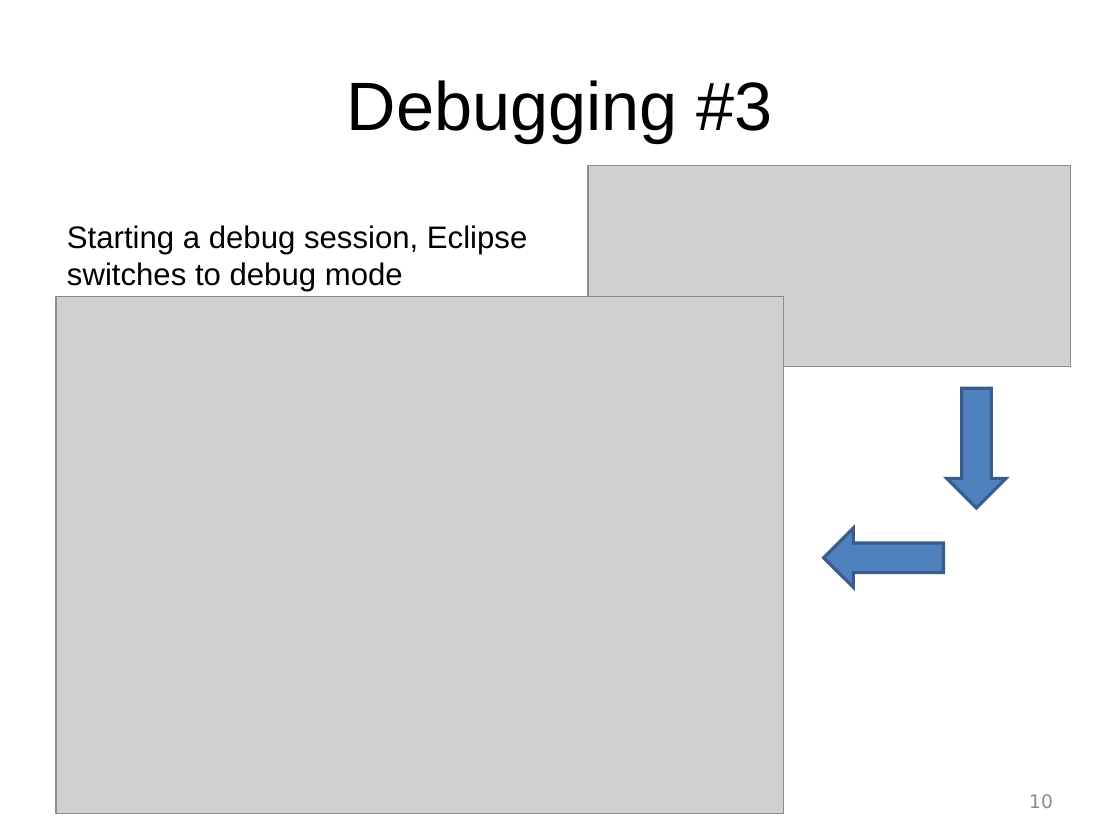
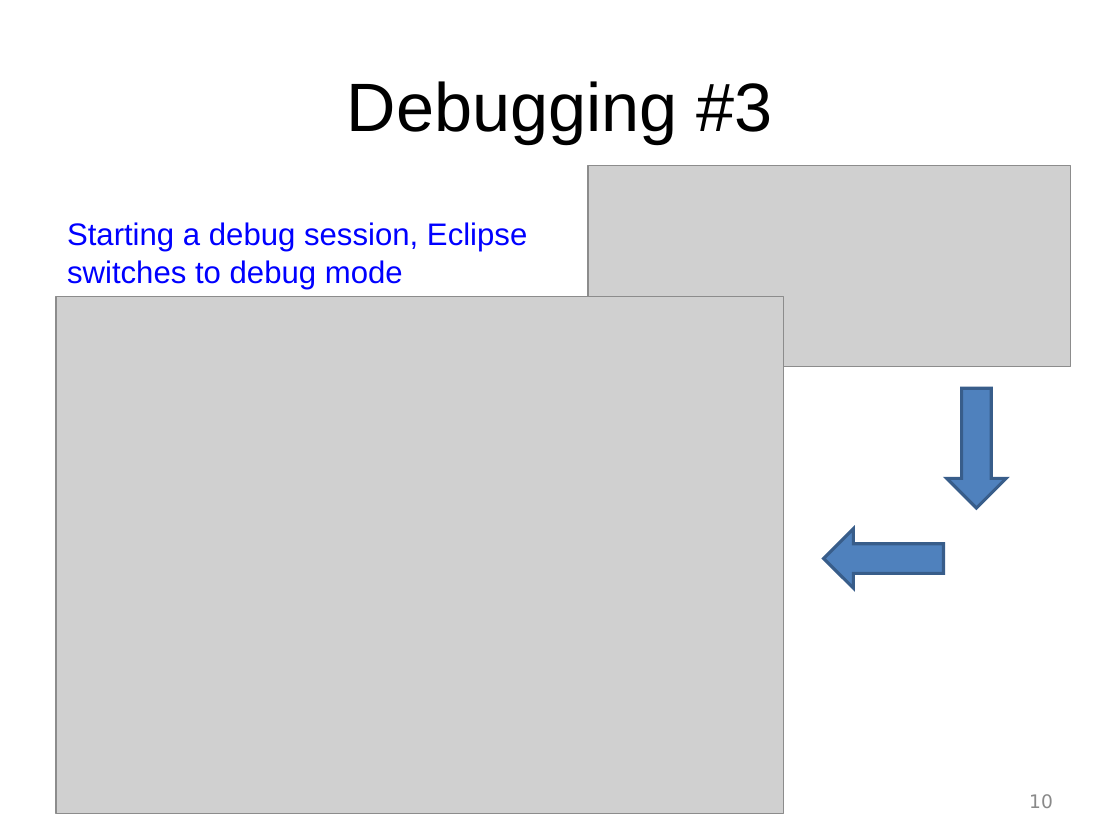
Before and after one commit to mabl/ChibiOS, a slide deck: slide 10 of slides_better_embedded_2012/ChibiOS-RT 4 Demo.ppt. Drawn at 1120x840 pixels with LibreOffice and Linux fonts; fonts in the diff are those of the drawing; grey boxes stand for pictures; background and template pictures are left out. Boxes give left, top, right and bottom in pixels: in the first picture for what was removed or moved away, otherwise in the second. Text is boxed around its words. In the diff, an @@ line names an element or a change of style, - is before the commit and + after.

```diff
--- a/slides_better_embedded_2012/ChibiOS-RT 4 Demo.ppt
+++ b/slides_better_embedded_2012/ChibiOS-RT 4 Demo.ppt
@@ text "Starting a debug session, Eclipse ..." at <box>67,222,527,289</box>: text colour #000000 to #0000FF @@
```
Also in this commit, not shown: 15 other slides changed, 3 other files.
